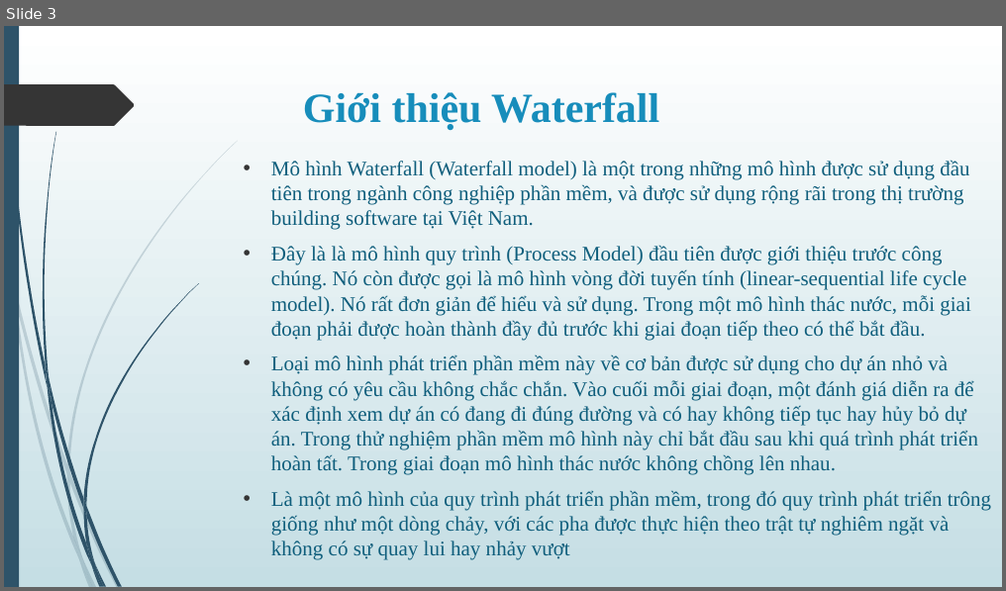
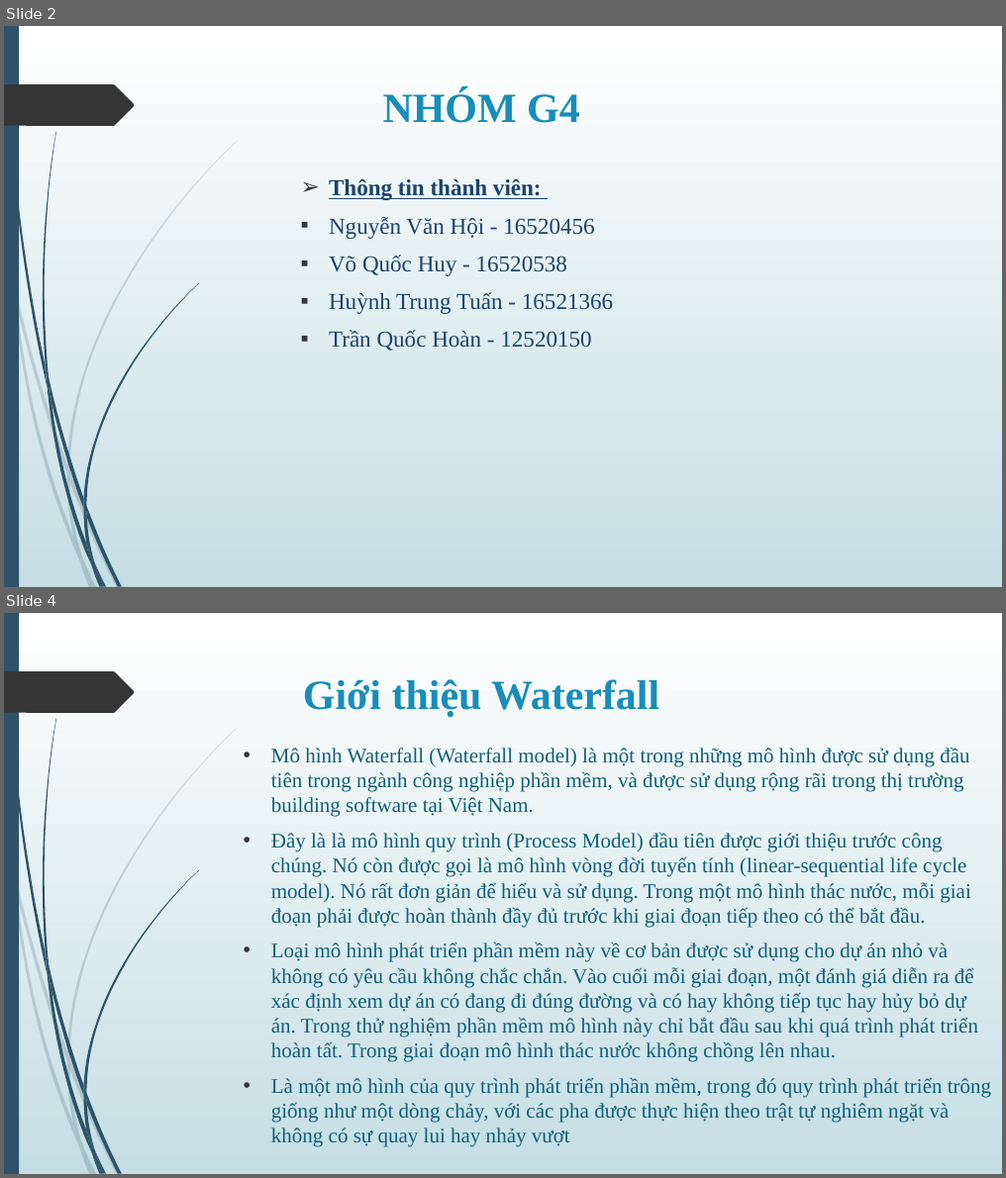
Before and after one commit to vanhoinguyen/QUANLYKHACHSAN_G4_TEAM, a slide deck: Báo Cáo/SEMINAR_NHOM_G4.pptx. Shown one above the other, each under a label of ours: slide 3 before the commit, slides 2 and 4 after it; the slides between them are not shown. The pictures are 1006x591 and 1006x1178 pixels, drawn with LibreOffice and Linux fonts; fonts in the diff are those of the drawing. Boxes give left, top, right and bottom in pixels: in the first picture for what was removed or moved away, otherwise in the second. Text is boxed around its words. In the diff, an @@ line names an element or a change of style, - is before the commit and + after.

```diff
--- a/Báo Cáo/SEMINAR_NHOM_G4.pptx
+++ b/Báo Cáo/SEMINAR_NHOM_G4.pptx
@@ slide 2 added at box(4, 26, 1002, 587), background gradient #FFFFFF to #C5DEE5; not listed: 24 template elements that a slide beside it also shows @@
@@ title added at box(383, 89, 580, 123), 40 pt, text #178DBB, bold @@
+NHÓM G4
@@ text added at box(329, 178, 613, 351), 22 pt, text #1C436D @@
+➢ Thông tin thành viên:
+▪ Nguyễn Văn Hội - 16520456
+▪ Võ Quốc Huy - 16520538
+▪ Huỳnh Trung Tuấn - 16521366
+▪ Trần Quốc Hoàn - 12520150
@@ what was slide 3 is now slide 4 @@
```
Also in this commit, not shown: 4 slides changed, 1 other slide added, 1 other file.
